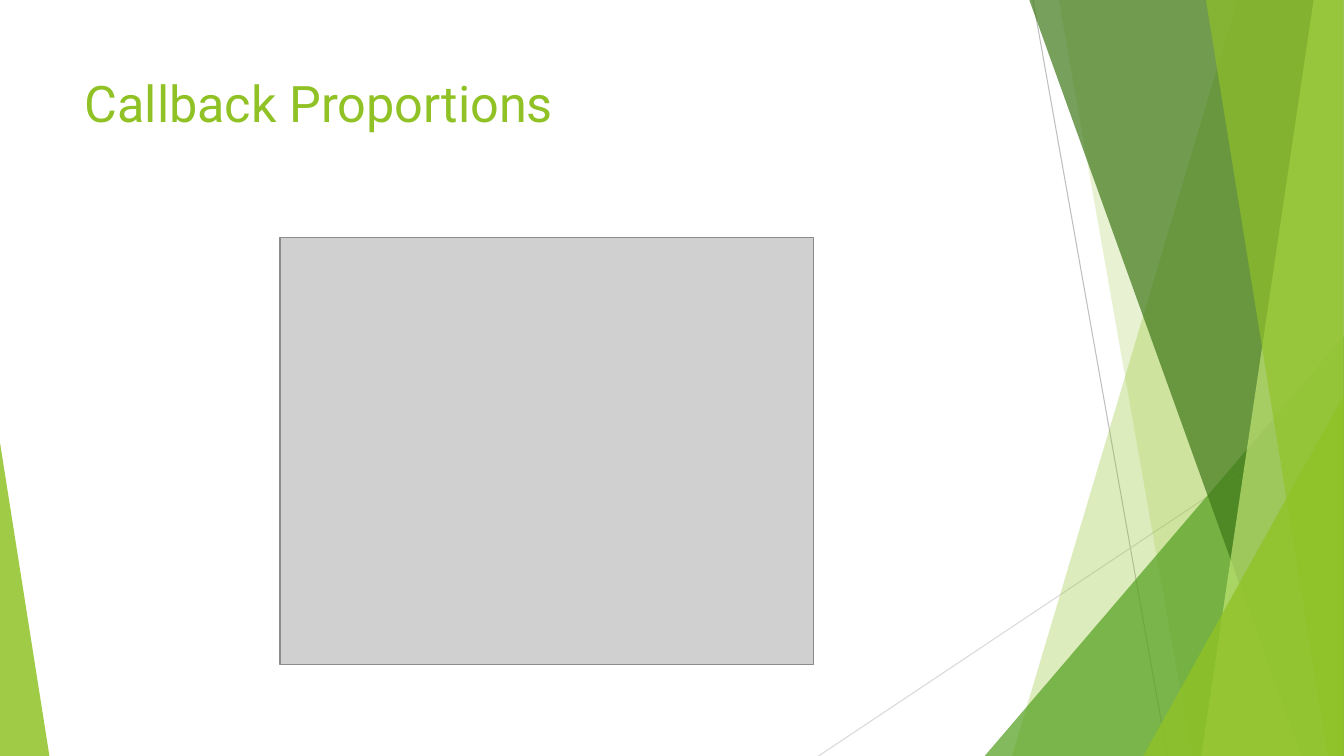
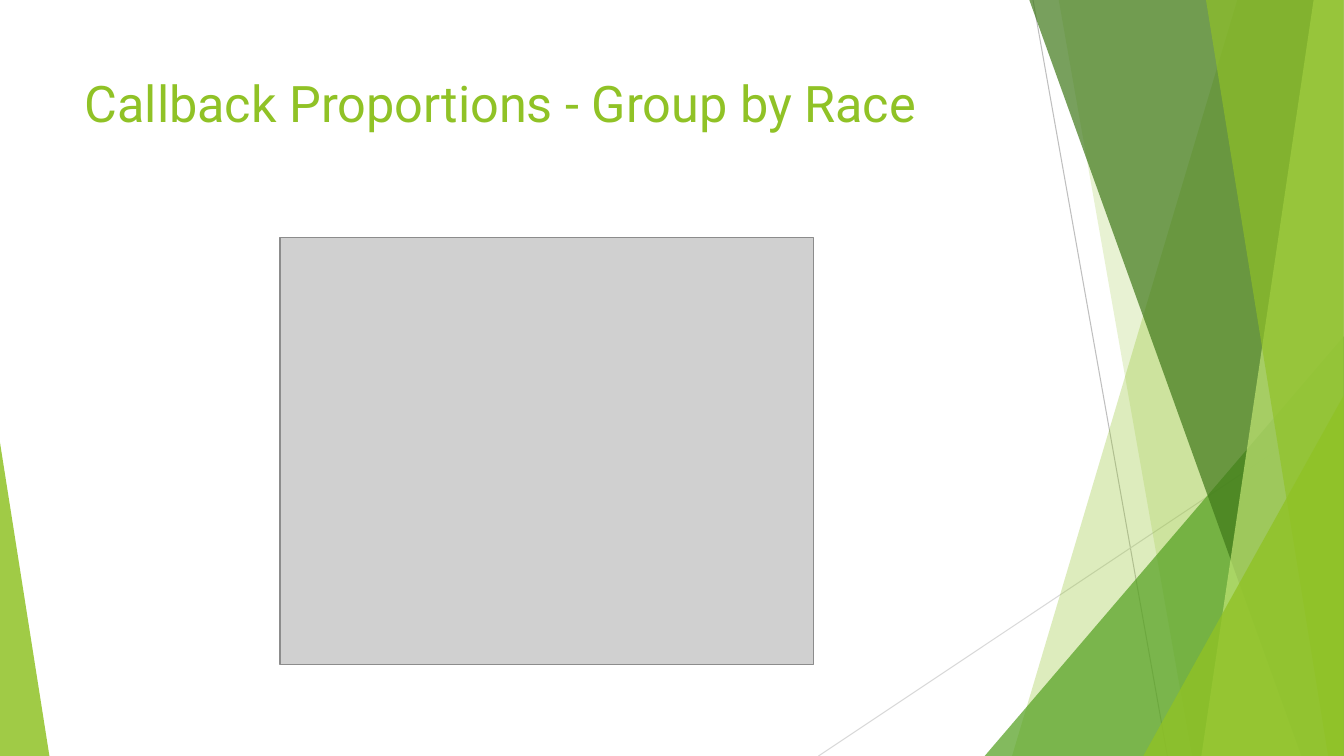
Before and after one commit to himalayahall/CUNY-DATA606, a slide deck: slide 5 of Project/Hakim-Project.pptx (slide 4 before the commit). Drawn at 1344x756 pixels with LibreOffice and Linux fonts; fonts in the diff are those of the drawing; grey boxes stand for pictures. Boxes give left, top, right and bottom in pixels: in the first picture for what was removed or moved away, otherwise in the second. Text is boxed around its words. In the diff, an @@ line names an element or a change of style, - is before the commit and + after.

```diff
--- a/Project/Hakim-Project.pptx
+++ b/Project/Hakim-Project.pptx
@@ title at (x1=85, y1=84, x2=915, y2=133): text changed @@
-Callback Proportions
+Callback Proportions - Group by Race
```
Also in this commit, not shown: 8 other slides changed, 1 slide added, 1 other file.
